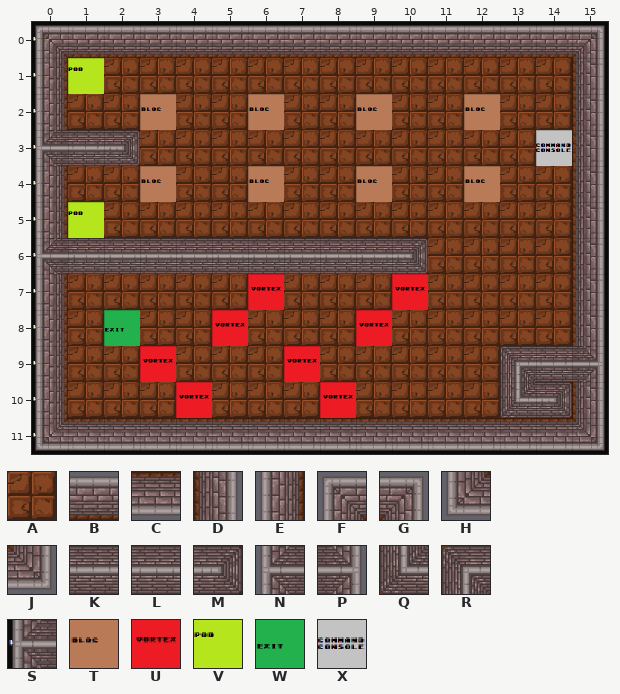
A Tiled map (JSON) gets an edit: Assets/Levels/level4.json. The picture above is the old version.
Cells are 64x64 px. Shown: x 0..15, y 0..11.
Key: from "graphs": A 0, B 1, C 2, D 3, E 4, F 5, G 6, H 7, J 8, K 14, L 15, M 19, N 24, P 25, Q 26, R 28; from "typeOfCase": S 1, T 2, U 3, V 4, W 6, X 7.
_ is an empty cell, # one hidden under a higher layer.
Layers that did not change in this view are not listed.
Layer "Tiles" before, first column x 0:
 0 SSSSSSSSSSSSSSSS
 1 S##############S
 2 S##############S
 3 S##############S
 4 S##############S
 5 S##############S
 6 S##############S
 7 S##############S
 8 S##############S
 9 S##############S
10 S##############S
11 SSSSSSSSSSSSSSSS
Layer "Objects" before, first column x 0:
 0 ________________
 1 _V______________
 2 ________________
 3 ______________X_
 4 ________________
 5 _V______________
 6 ________________
 7 ______U___U_____
 8 __W__U___U______
 9 ___U___U________
10 ____U___U_______
11 ________________
Layer "blocs" before, first column x 0:
 0 ________________
 1 ________________
 2 ___T__T__T__T___
 3 ________________
 4 ___T__T__T__T___
 5 ________________
 6 ________________
 7 ________________
 8 ________________
 9 ________________
10 ________________
11 ________________
Layer "Render" before, first column x 0:
 0 FBBBBBBBBBBBBBBG
 1 E_AAAAAAAAAAAAAD
 2 EAA_AA_AA_AA_AAD
 3 NKMAAAAAAAAAAA_D
 4 EAA_AA_AA_AA_AAD
 5 E_AAAAAAAAAAAAAD
 6 NLLLLLLLLLMAAAAD
 7 EAAAAA_AAA_AAAAD
 8 EA_AA_AAA_AAAAAD
 9 EAA_AAA_AAAAARKP
10 EAAA_AAA_AAAAQMD
11 HCCCCCCCCCCCCCCJ
New version:
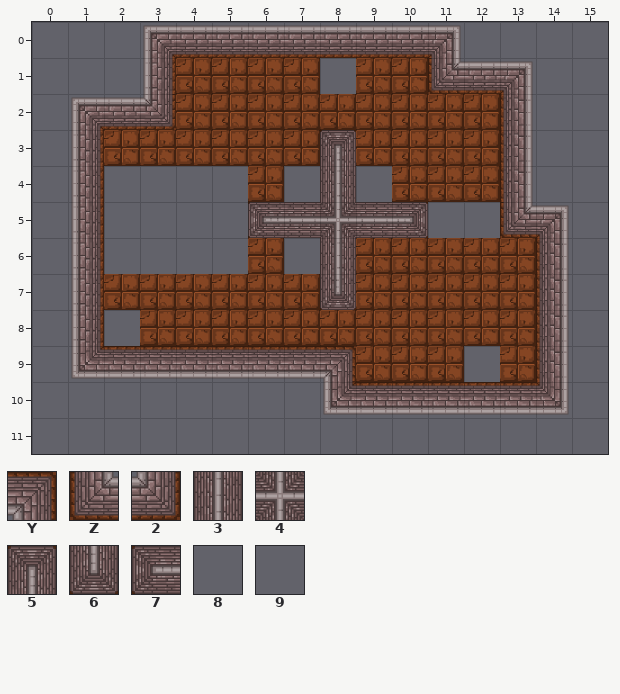
Further tiles: from "graphs": Y 10, Z 11, 2 12, 3 16, 4 17, 5 18, 6 20, 7 21; from "typeOfCase": 8 0, 9 15.
See-through tiles are keyed as they look on the map.
The edit:
layer "Tiles" opacity 90% -> 0%
layer "Objects" opacity 100% -> 0%
layer "blocs" opacity 100% -> 0%
Layer "Tiles":
y 1: x 1..3 ### -> SSS; x 11..14 #### -> SSSS
y 2: x 1..3 ### -> SSS; x 13..14 ## -> SS
y 3: x 13..14 ## -> SS
y 4..5: x 1 # -> S; x 13..14 ## -> SS
y 6: x 2..5 #### -> 8888; x 7 # -> 8; x 14 # -> S
y 7..8: x 1 # -> S; x 14 # -> S
y 9: x 1..8 ######## -> SSSSSSSS
y 10: x 1..12 ############ -> SSSSSSSSSSSS
Layer "Objects":
y 1: x 1 V -> _; x 8 _ -> V
y 3: x 14 X -> _
y 4: x 2..5 ____ -> 9999; x 7 _ -> X; x 9 _ -> W
y 5: x 1..5 V____ -> _9999
y 6: x 2..5 ____ -> 9999; x 7 _ -> X
y 7: x 6 U -> _; x 10 U -> _
y 8: x 2 W -> V; x 5 U -> _; x 9 U -> _
y 9: x 3 U -> _; x 7 U -> _; x 12 _ -> V
y 10: x 4 U -> _; x 8 U -> _
Layer "blocs":
y 2: x 3 T -> _; x 6 T -> _; x 9 T -> _; x 12 T -> _
y 4: x 3 T -> _; x 6 T -> _; x 9 T -> _; x 12 T -> _
y 5: x 11..12 __ -> TT
Layer "Render":
y 0: x 0..3 FBBB -> ___F; x 11..15 BBBBG -> G____
y 1: x 0 E -> _; x 2..3 AA -> _E; x 8 A -> _; x 11..15 AAAAD -> ZBG__
y 2: x 0..3 EAA_ -> _FB2; x 6 _ -> A; x 9 _ -> A; x 12..15 _AAD -> AD__
y 3: x 0..2 NKM -> _EA; x 8 A -> 5; x 13 A -> D; x 15 D -> _
y 4: x 0..2 EAA -> _E_; x 4..8 AA_AA -> __A_3; x 12..15 _AAD -> AD__
y 5: x 0..15 E_AAAAAAAAAAAAAD -> _E____7L4LM__ZG_
y 6: x 0..10 NLLLLLLLLLM -> _E____A_3AA; x 14..15 AD -> D_
y 7: x 0..1 EA -> _E; x 6 _ -> A; x 8 A -> 6; x 10 _ -> A; x 14..15 AD -> D_
y 8: x 0..1 EA -> _E; x 5 _ -> A; x 9 _ -> A; x 14..15 AD -> D_
y 9: x 0..8 EAA_AAA_A -> _HCCCCCCY; x 12..15 ARKP -> _AD_
y 10: x 0..3 EAAA -> ____; x 5..15 AAA_AAAAQMD -> ___HCCCCCJ_
y 11: x 0..15 HCCCCCCCCCCCCCCJ -> ________________
